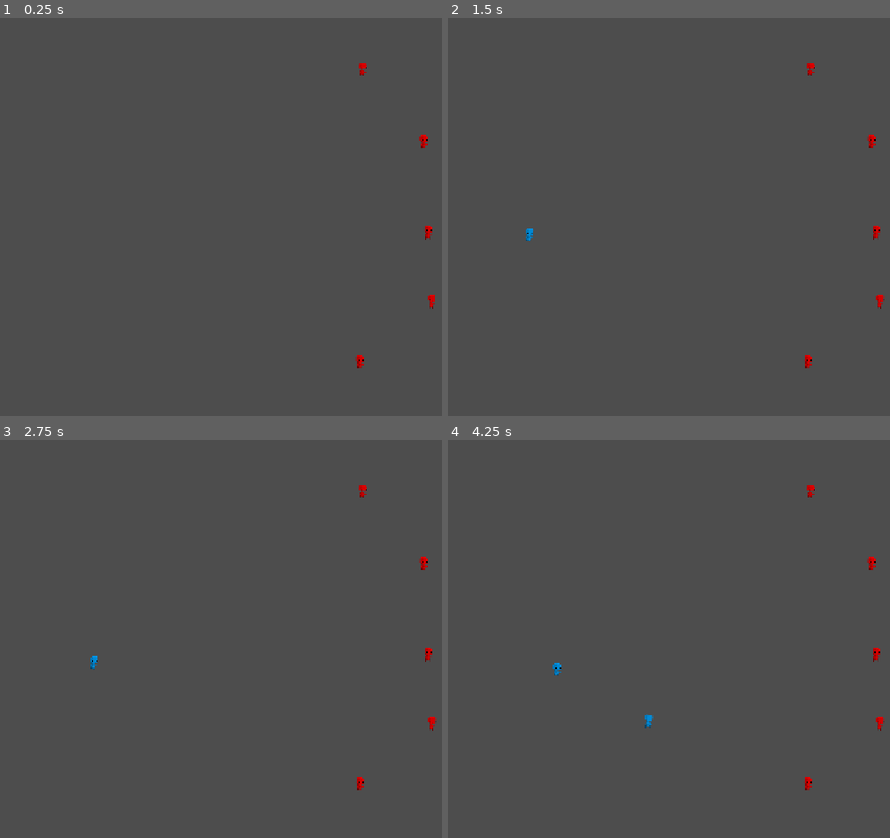
Above: before the commit, frames 1-4 (two rows, left to right).
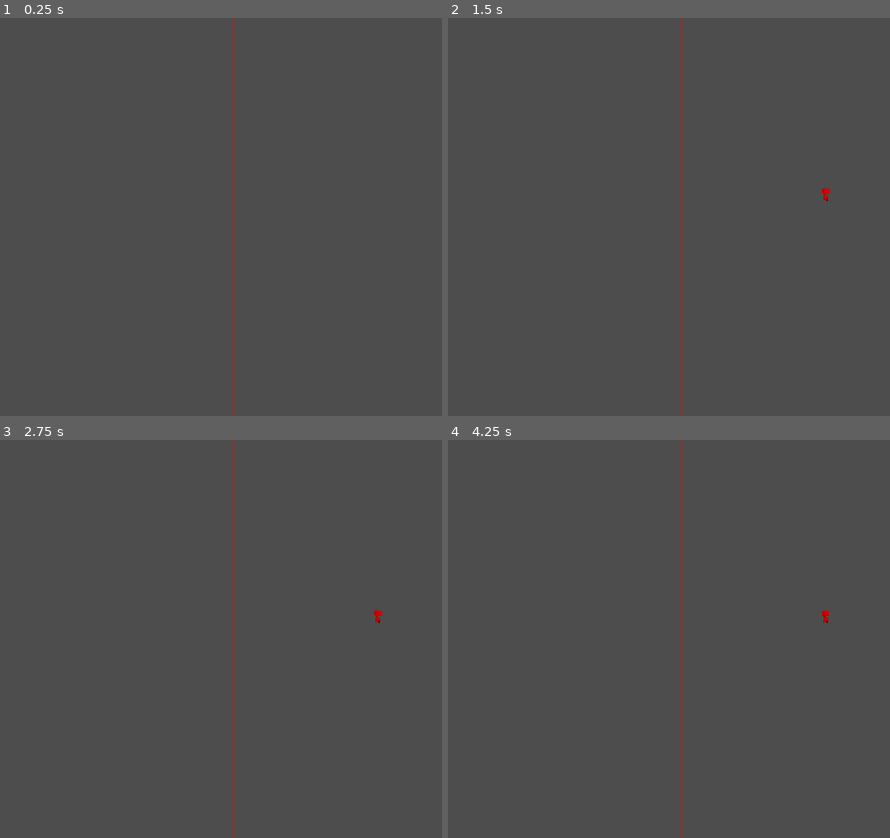
Above: after the commit, the same moments.

Repository: TagReaper/Eclipse-Jam
Game: Godot game, scene res://Levels/test_scene.tscn
Same seed, same stepped clock (60 frames per second), same inputs: the game is played once before the commit and once after it.
Inputs (mouse positions are in pixels of both pictures, inside the frame that each line leads up to):
- Up to frame 1 (0.25 s): no input
- Up to frame 2 (1.5 s): tap Enter at 0.5 s; move the mouse to (828, 197) at 0.52 s; press the mouse at (828, 197) at 0.53 s; tap Space (Pause) at 1.25 s; move the mouse to (527, 236) at 1.27 s; release the mouse at (527, 236) at 1.28 s; click (527, 236) at 1.35 s
- Up to frame 3 (2.75 s): move the mouse to (291, 551) at 2.02 s; press the mouse at (291, 551) at 2.03 s
- Up to frame 4 (4.25 s): tap Enter at 2.75 s; move the mouse to (633, 718) at 2.77 s; release the mouse at (633, 718) at 2.78 s; click (633, 718) at 2.85 s; move the mouse to (881, 698) at 3.52 s; press the mouse at (881, 698) at 3.53 s

The runs differ from the first frame. In frame 1, 0.8% of the frame differs, in the area x 52-99%, y 0-100%; in frame 2, 0.9%; in frame 3, 0.9%; in frame 4, 1.0%, in the area x 23-99%, y 0-100%.

Commit message:
Added multifaction summoning

Diff:
--- a/eclipse-game-jame-project/Components/mouse_follower.gd
+++ b/eclipse-game-jame-project/Components/mouse_follower.gd
@@ -1,7 +1,10 @@
 extends Node2D
 
-@export var Area: Area2D
+@export var ZoneArea: Area2D
+@export var CollArea: Area2D
 @export var Cooldown: Timer
+@export var multiple_factions: bool = false
+@export var RedArea: Area2D
 
 var selected_unit: PackedScene
 var summon_num: int = 0
@@ -17,12 +20,28 @@
 		else:
 			Global.paused = true
 
-	if Input.is_action_pressed("Summon") and Cooldown.is_stopped() and !Area.has_overlapping_areas():
-		selected_unit = load(unit.get("Path"))
-		var summon = selected_unit.instantiate()
-		summon.faction = Global.Faction.BLUE
-		summon.global_position = global_position
-		summon.name = Global.Faction.find_key(selected_faction) + "-" + unit.get("Shorthand") + "-" + str(summon_num)
-		get_parent().find_child("Units").add_child(summon)
-		summon_num += 1
-		Cooldown.start(0.01)
+	if Input.is_action_pressed("Summon") and Cooldown.is_stopped() and Global.paused:
+		if !multiple_factions:
+			if !CollArea.has_overlapping_areas() and !ZoneArea.has_overlapping_areas():
+				selected_unit = load(unit.get("Path"))
+				var summon = selected_unit.instantiate()
+				summon.faction = Global.Faction.BLUE
+				summon.global_position = global_position
+				summon.name = "BLUE-" + unit.get("Shorthand") + "-" + str(summon_num)
+				get_parent().find_child("Units").add_child(summon)
+				summon_num += 1
+				Cooldown.start(0.05)
+		else:
+			if !ZoneArea.has_overlapping_areas():
+				selected_faction = Global.Faction.BLUE
+			elif ZoneArea.overlaps_area(RedArea):
+				selected_faction = Global.Faction.RED
+			if !CollArea.has_overlapping_areas():
+				selected_unit = load(unit.get("Path"))
+				var summon = selected_unit.instantiate()
+				summon.faction = selected_faction
+				summon.global_position = global_position
+				summon.name = Global.Faction.find_key(selected_faction) + "-" + unit.get("Shorthand") + "-" + str(summon_num)
+				get_parent().find_child("Units").add_child(summon)
+				summon_num += 1
+				Cooldown.start(0.05)
--- a/eclipse-game-jame-project/Components/mouse_follower.tscn
+++ b/eclipse-game-jame-project/Components/mouse_follower.tscn
@@ -4,17 +4,25 @@
 
 [sub_resource type="CircleShape2D" id="CircleShape2D_f1574"]
 
-[node name="Mouse Follower" type="Node2D" unique_id=637497597 node_paths=PackedStringArray("Area", "Cooldown")]
+[node name="Mouse Follower" type="Node2D" unique_id=637497597 node_paths=PackedStringArray("ZoneArea", "CollArea", "Cooldown")]
 process_mode = 3
 script = ExtResource("1_4qxkb")
-Area = NodePath("Area2D")
+ZoneArea = NodePath("Area2D")
+CollArea = NodePath("Area2D2")
 Cooldown = NodePath("Timer")
 
 [node name="Area2D" type="Area2D" parent="." unique_id=1248681465]
 collision_layer = 0
-collision_mask = 212
+collision_mask = 128
 
 [node name="CollisionShape2D" type="CollisionShape2D" parent="Area2D" unique_id=1410605806]
+shape = SubResource("CircleShape2D_f1574")
+
+[node name="Area2D2" type="Area2D" parent="." unique_id=1827110577]
+collision_layer = 0
+collision_mask = 84
+
+[node name="CollisionShape2D" type="CollisionShape2D" parent="Area2D2" unique_id=865319578]
 shape = SubResource("CircleShape2D_f1574")
 
 [node name="Timer" type="Timer" parent="." unique_id=453183275]
--- a/eclipse-game-jame-project/Entities/Units/BasicUnit.gd
+++ b/eclipse-game-jame-project/Entities/Units/BasicUnit.gd
@@ -172,7 +172,7 @@
 	if current_state == State.CHASE:
 		vel = velocity.length()
 	else:
-		vel = 5
+		vel = 10
 	# Advance time scaled by speed
 	wobble_time += delta * vel
 	# Generate a smooth wave between -1 and 1
--- a/eclipse-game-jame-project/Levels/test_scene.tscn
+++ b/eclipse-game-jame-project/Levels/test_scene.tscn
@@ -1,6 +1,5 @@
 [gd_scene format=3 uid="uid://cuopk2ld3jl66"]
 
-[ext_resource type="PackedScene" uid="uid://cx7tgikucfsk2" path="res://Entities/Units/basic_unit_test.tscn" id="1_abhxl"]
 [ext_resource type="PackedScene" uid="uid://dyjgmurckaguh" path="res://Components/mouse_follower.tscn" id="2_g54tn"]
 
 [sub_resource type="RectangleShape2D" id="RectangleShape2D_f1574"]
@@ -11,40 +10,13 @@
 
 [node name="Units" type="Node2D" parent="." unique_id=431631231]
 
-[node name="R-BS-1" parent="Units" unique_id=605443549 instance=ExtResource("1_abhxl")]
-position = Vector2(573, -69)
-faction = 1
-speed = 30.0
-acceleration = 5.0
-
-[node name="R-BS-2" parent="Units" unique_id=363972752 instance=ExtResource("1_abhxl")]
-position = Vector2(684, 62)
-faction = 1
-speed = 30.0
-acceleration = 5.0
-
-[node name="R-BS-3" parent="Units" unique_id=392768485 instance=ExtResource("1_abhxl")]
-position = Vector2(692, 226)
-faction = 1
-speed = 30.0
-acceleration = 5.0
-
-[node name="R-BS-4" parent="Units" unique_id=1682841987 instance=ExtResource("1_abhxl")]
-position = Vector2(698, 351)
-faction = 1
-speed = 30.0
-acceleration = 5.0
-
-[node name="R-BS-5" parent="Units" unique_id=811643381 instance=ExtResource("1_abhxl")]
-position = Vector2(569, 460)
-faction = 1
-speed = 30.0
-acceleration = 5.0
-
 [node name="Camera2D" type="Camera2D" parent="." unique_id=171207175]
 position = Vector2(319, 193)
 
-[node name="Mouse Follower" parent="." unique_id=637497597 instance=ExtResource("2_g54tn")]
+[node name="Mouse Follower" parent="." unique_id=637497597 node_paths=PackedStringArray("RedArea") instance=ExtResource("2_g54tn")]
+position = Vector2(334, 60)
+multiple_factions = true
+RedArea = NodePath("../Boundary")
 
 [node name="Boundary" type="Area2D" parent="." unique_id=1290196898]
 collision_layer = 128
@@ -54,3 +26,9 @@
 position = Vector2(653, 194)
 shape = SubResource("RectangleShape2D_f1574")
 debug_color = Color(0.69803923, 0.011764706, 0, 0.10980392)
+
+[node name="Line2D" type="Line2D" parent="." unique_id=1193593473]
+position = Vector2(359, -10)
+points = PackedVector2Array(-20, 575, -20, -188)
+width = 5.0
+default_color = Color(1, 0, 0, 0.1764706)
